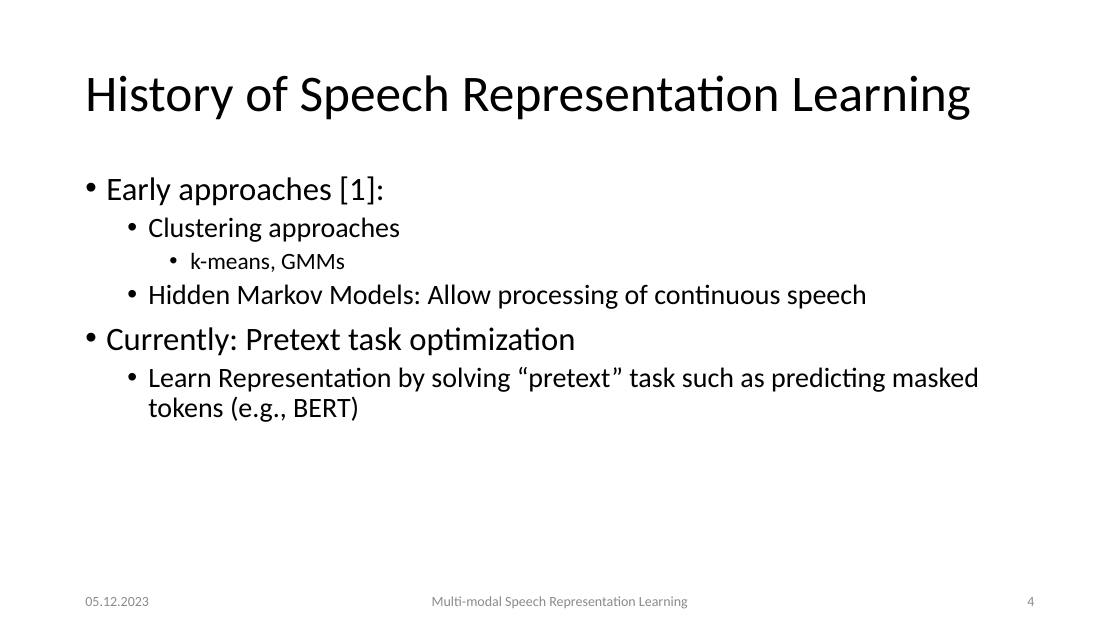
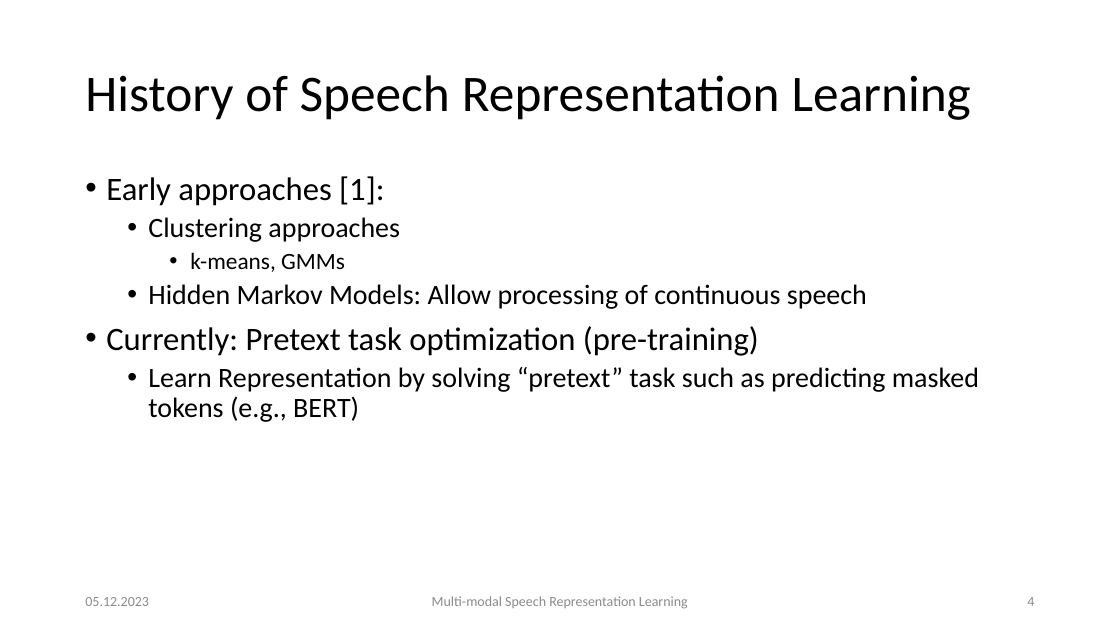
Before and after one commit to carlos-schmidt/nn-seminar, a slide deck: slide 4 of presentation.pptx. Drawn at 1120x630 pixels with LibreOffice and Linux fonts; fonts in the diff are those of the drawing. Boxes give left, top, right and bottom in pixels: in the first picture for what was removed or moved away, otherwise in the second. Text is boxed around its words. In the diff, an @@ line names an element or a change of style, - is before the commit and + after.

```diff
--- a/presentation.pptx
+++ b/presentation.pptx
@@ text at box(106, 326, 759, 356): text changed @@
-• Currently: Pretext task optimization
+• Currently: Pretext task optimization (pre-training)
```
Also in this commit, not shown: 13 other slides changed, 3 slides added.
